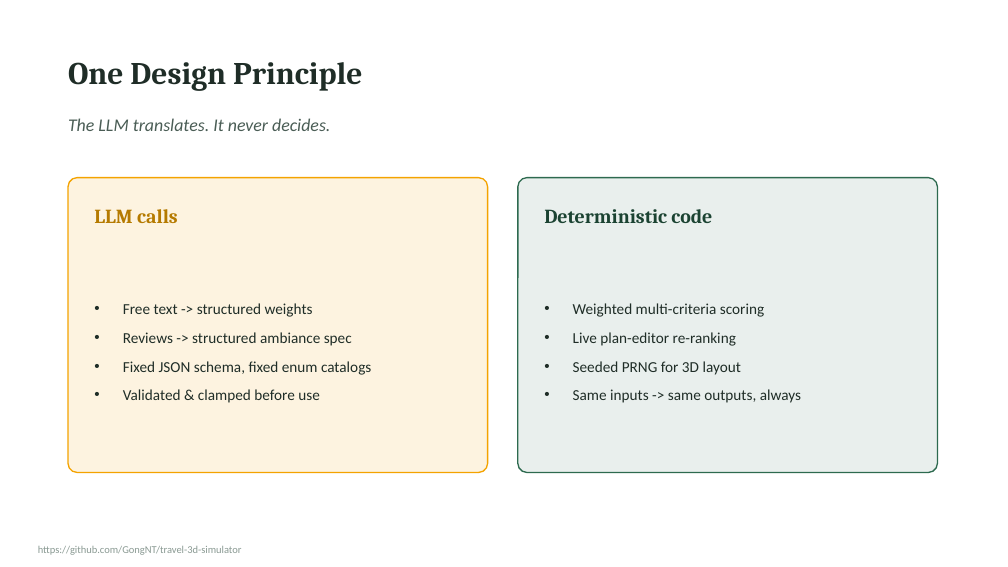
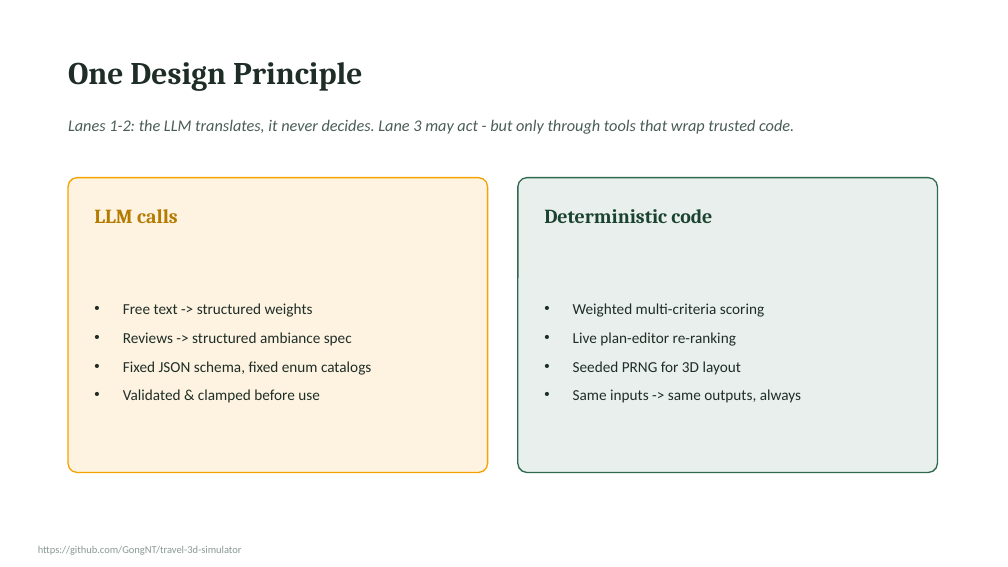
Before and after one commit to GongNT/travel-3d-simulator, a slide deck: slide 8 of report/Final_Presentation.pptx (slide 7 before the commit). Drawn at 1008x567 pixels with LibreOffice and Linux fonts; fonts in the diff are those of the drawing. Boxes give left, top, right and bottom in pixels: in the first picture for what was removed or moved away, otherwise in the second. Text is boxed around its words. In the diff, an @@ line names an element or a change of style, - is before the commit and + after.

```diff
--- a/report/Final_Presentation.pptx
+++ b/report/Final_Presentation.pptx
@@ text at box(68, 119, 794, 134): text changed; size 17 to 15.5 pt @@
-The LLM translates. It never decides.
+Lanes 1-2: the LLM translates, it never decides. Lane 3 may act - but only through tools that wrap trusted code.
```
Also in this commit, not shown: 1 other slide changed, 1 slide added, 15 other files.
